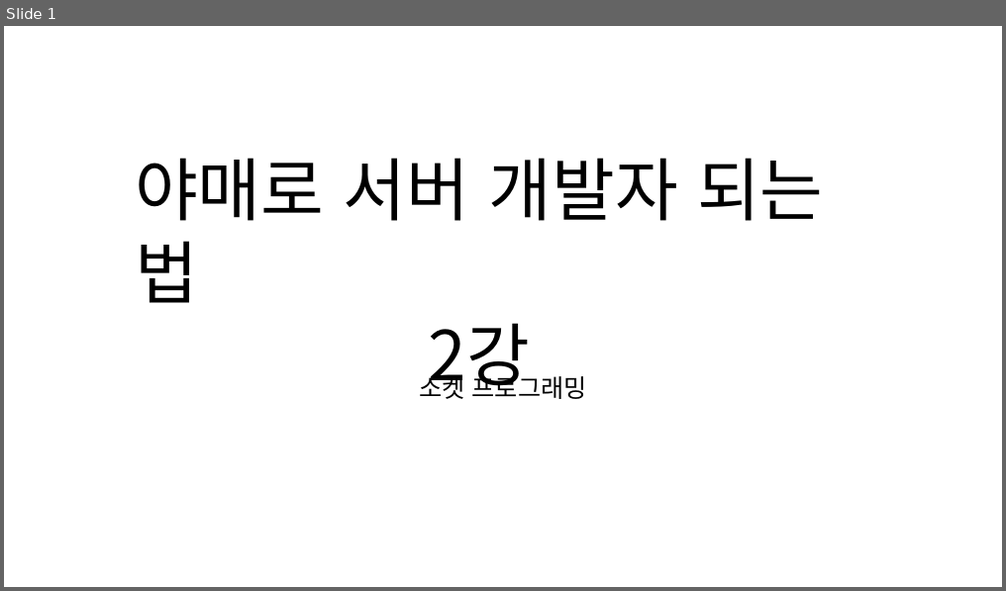
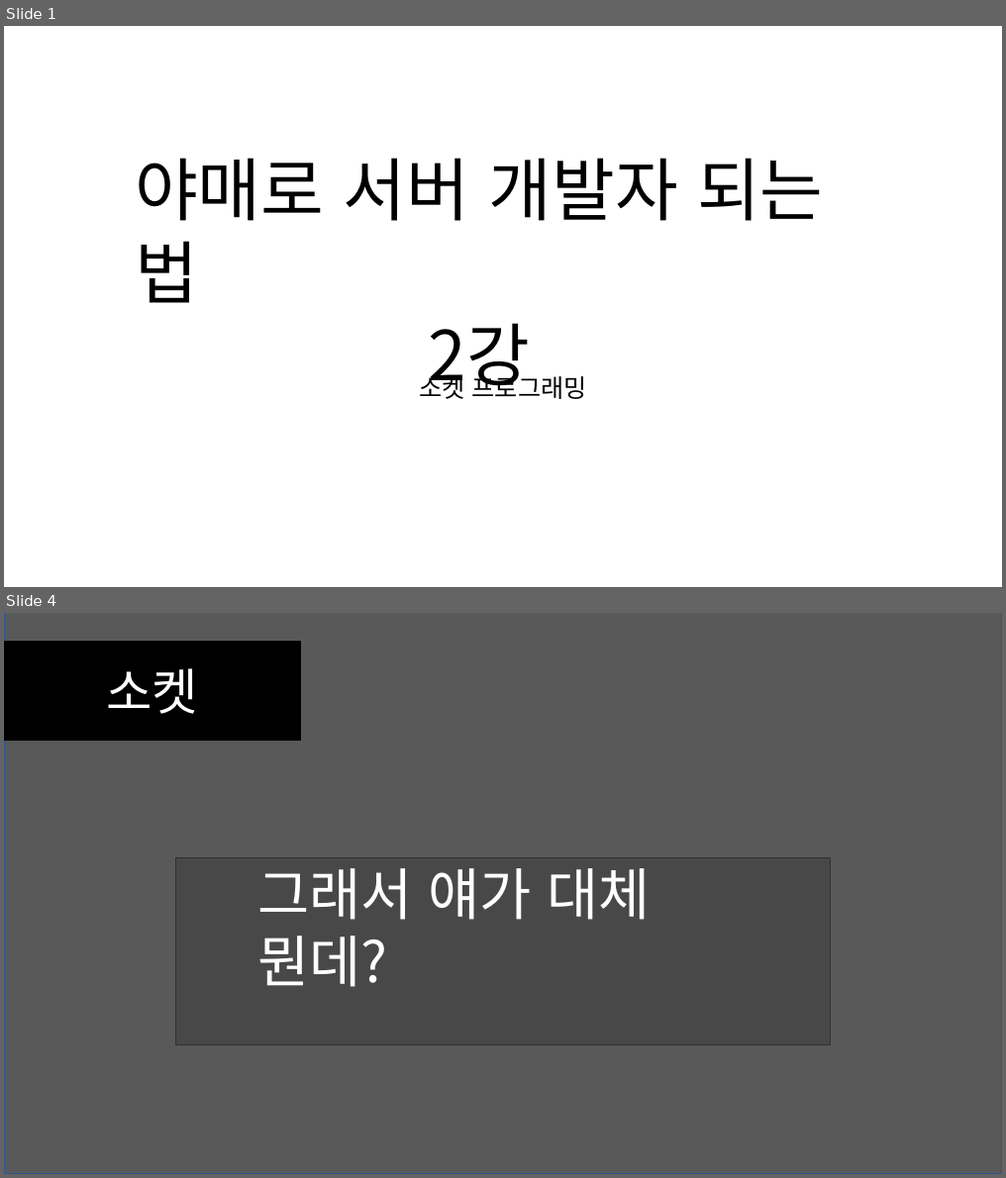
Before and after one commit to SEH00N/SDLU, a slide deck: ServerLecture/PT/2강 소켓 프로그래밍.pptx. Shown one above the other, each under a label of ours: slide 1 before the commit, slides 1 and 4 after it; the slides between them are not shown. The pictures are 1006x591 and 1006x1178 pixels, drawn with LibreOffice and Linux fonts; fonts in the diff are those of the drawing; grey boxes stand for pictures. Boxes give left, top, right and bottom in pixels: in the first picture for what was removed or moved away, otherwise in the second. Text is boxed around its words. In the diff, an @@ line names an element or a change of style, - is before the commit and + after.

```diff
--- a/ServerLecture/PT/2강 소켓 프로그래밍.pptx
+++ b/ServerLecture/PT/2강 소켓 프로그래밍.pptx
@@ slide 4 added at bbox=[4, 613, 1002, 1174], background #FFFFFF @@
@@ rectangle added at bbox=[4, 613, 1002, 1174], fill #000000 at 65% opacity, outline #325491 1 pt @@
@@ rectangle added at bbox=[4, 641, 300, 741], fill #000000, outline #000000 1 pt, 48 pt, text #FFFFFF @@
+소켓
@@ picture added at bbox=[176, 858, 831, 1045] @@
@@ text added at bbox=[257, 868, 650, 987], 54 pt, text #FFFFFF @@
+그래서 얘가 대체 뭔데?
```
Also in this commit, not shown: 1 slide changed, 11 other slides added, 3 other files.
